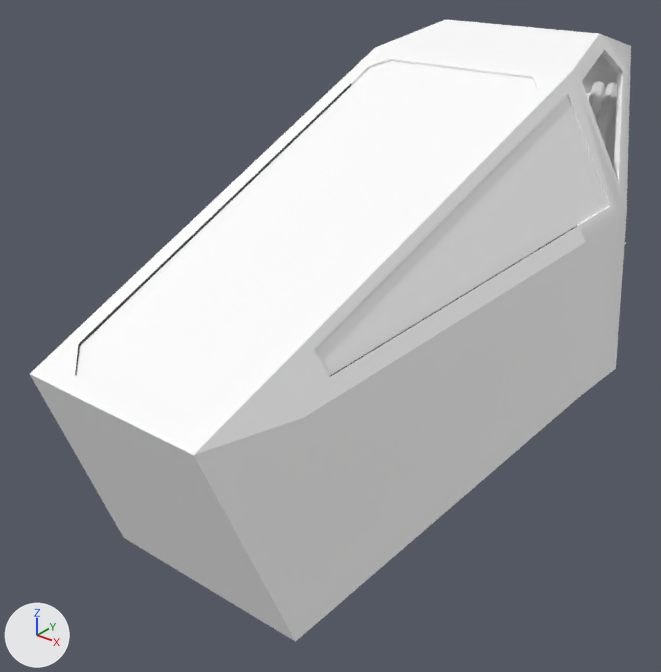
Before and after pictures for a commit that changed the glTF model public/models/galaxy/surface/xwingcockpit.glb.
Camera for both pictures: a 50 mm camera at (1.62, -2.38, 2.58) aimed at (-0.08, -0.25, 1.26). Every picture has the same lights, and +X, +Y and +Z are marked at lower left. The picture after the commit comes second. Where no turn or scale is listed for an object, it has been applied to the vertices. Vertices at exactly the same position are counted once.
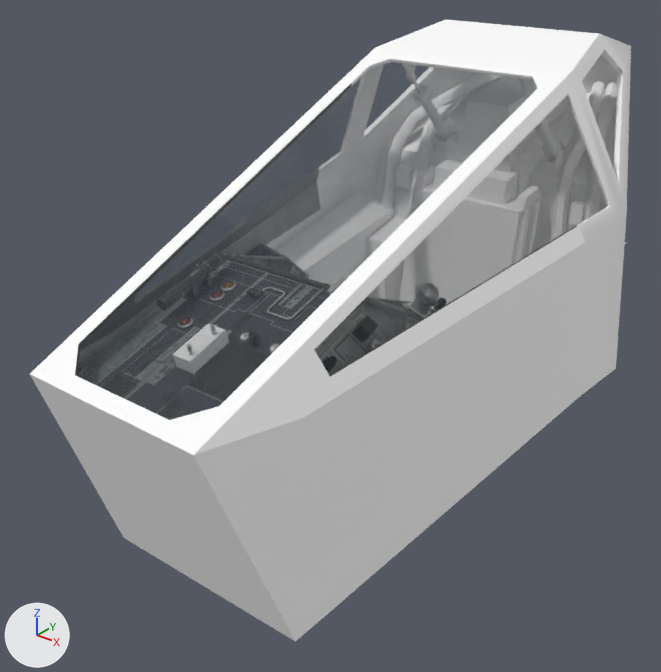
Edits to the bpy script that builds the scene:
```text
Add mat_window_shader:
    mat_window_shader = principled_material('Window_shader')
    mat_window_shader.base_color = (0.06, 0.08, 0.1)  # greyish blue #455059
    mat_window_shader.roughness = 0.06
    mat_window_shader.alpha = 0.32
Change me_mesh_0:
    where me_mesh_0.from_pydata(...)  # 9705 vertices, 16615 faces; spans x -0.58..0.58, y -1.14..1.14, z -0.71..0.71
    used by ob_mesh_0; location = (0.0, -0.08, 1.438)
    me_mesh_0 part 1: 36 vertices moved within x -0.32..0.36, y -1.1..-0.21, z -0.03..0.18
    me_mesh_0 part 2: 24 faces spanning x -0.55..0.55, y -1.09..0.48, z 0.03..0.61 switch from mat_fakeao (white #ffffff) to mat_window_shader (greyish blue #455059)
```

Changed parts and their boxes [x1, y1, x2, y2] in the pictures (661 x 672 px; the box of a moved part takes in the faces that stretch with it):
part 1 of me_mesh_0, moved or reshaped (mostly hidden)
    both: [30, 81, 352, 375]
part 2 of me_mesh_0, recoloured
    both: [76, 61, 608, 420]
